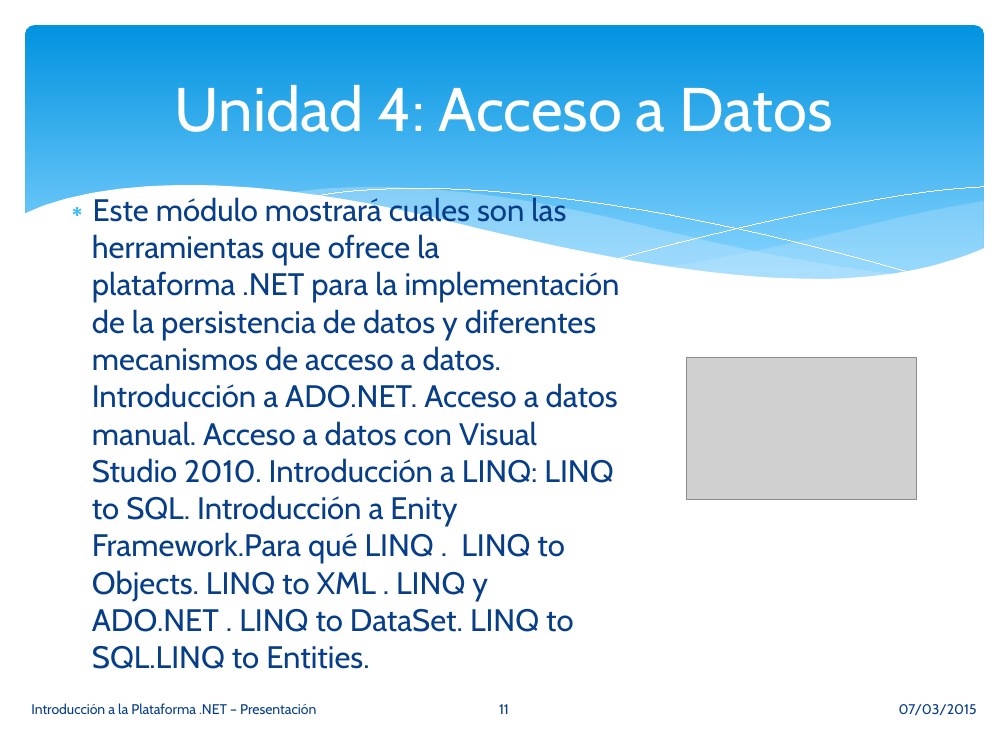
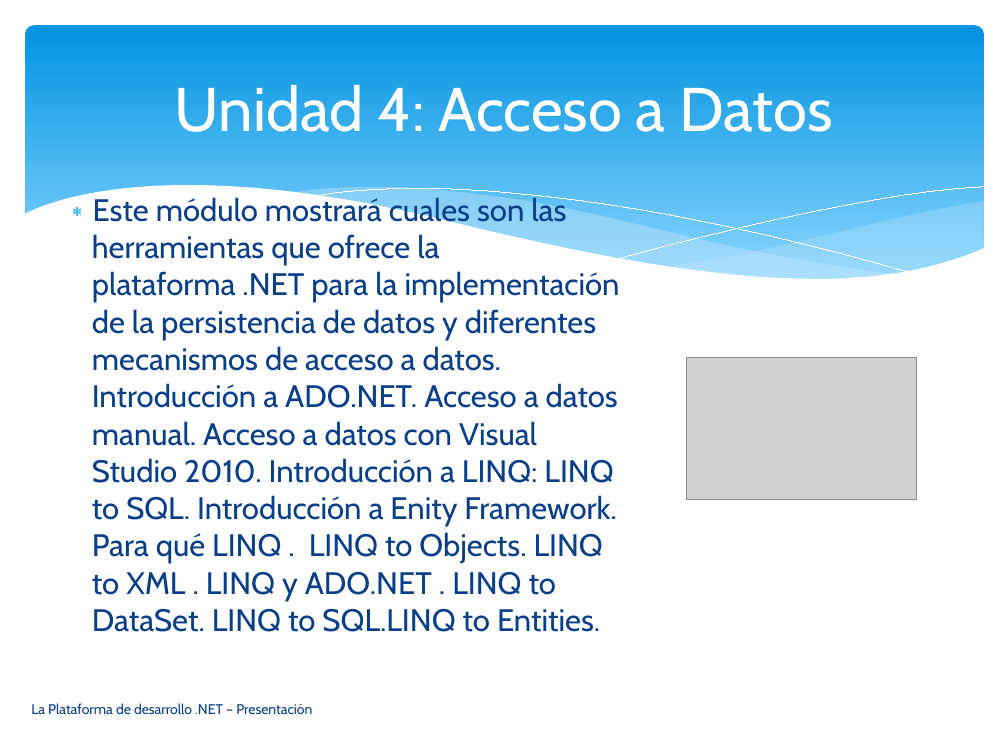
Before and after one commit to vvalotto/UADER-La-Plataforma-de-Desarrollo-.NET, a slide deck: slide 11 of Presentaciones/00. Presentacion - Introduccion a la Plataforma .NET.pptx. Drawn at 1008x756 pixels with LibreOffice and Linux fonts; fonts in the diff are those of the drawing; grey boxes stand for pictures. Boxes give left, top, right and bottom in pixels: in the first picture for what was removed or moved away, otherwise in the second. Text is boxed around its words. In the diff, an @@ line names an element or a change of style, - is before the commit and + after.

```diff
--- a/Presentaciones/00. Presentacion - Introduccion a la Plataforma .NET.pptx
+++ b/Presentaciones/00. Presentacion - Introduccion a la Plataforma .NET.pptx
@@ text at (x1=92, y1=194, x2=620, y2=632): spaces changed @@
-∗ Este módulo mostrará cuales son las herramientas que ofrece la plataforma .NET para la implementación de la persistencia de datos y diferentes mecanismos de acceso a datos. Introducción a ADO.NET. Acceso a datos manual. Acceso a datos con Visual Studio 2010. Introducción a LINQ: LINQ to SQL. Introducción a Enity Framework.Para qué LINQ . LINQ to Objects. LINQ to XML . LINQ y ADO.NET . LINQ to DataSet. LINQ to SQL.LINQ to Entities.
+∗ Este módulo mostrará cuales son las herramientas que ofrece la plataforma .NET para la implementación de la persistencia de datos y diferentes mecanismos de acceso a datos. Introducción a ADO.NET. Acceso a datos manual. Acceso a datos con Visual Studio 2010. Introducción a LINQ: LINQ to SQL. Introducción a Enity Framework. Para qué LINQ . LINQ to Objects. LINQ to XML . LINQ y ADO.NET . LINQ to DataSet. LINQ to SQL.LINQ to Entities.
@@ text at (x1=31, y1=703, x2=312, y2=714): text changed @@
-Introducción a la Plataforma .NET – Presentación
+La Plataforma de desarrollo .NET – Presentación
@@ page number removed at (x1=499, y1=704, x2=509, y2=714) @@
-11
@@ text removed at (x1=899, y1=704, x2=977, y2=716) @@
-07/03/2015
```
Also in this commit, not shown: 25 other slides changed, 13 other files.
